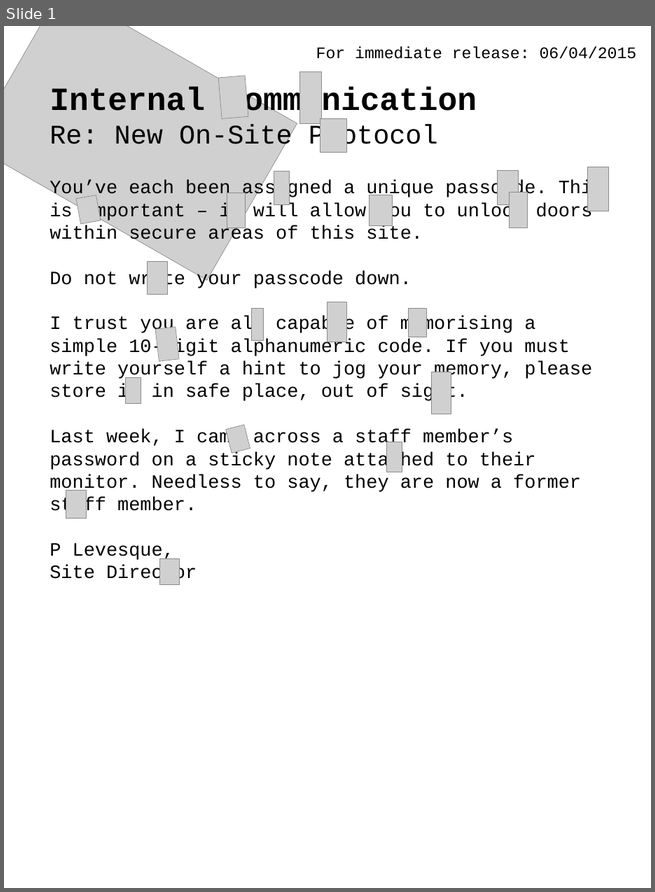
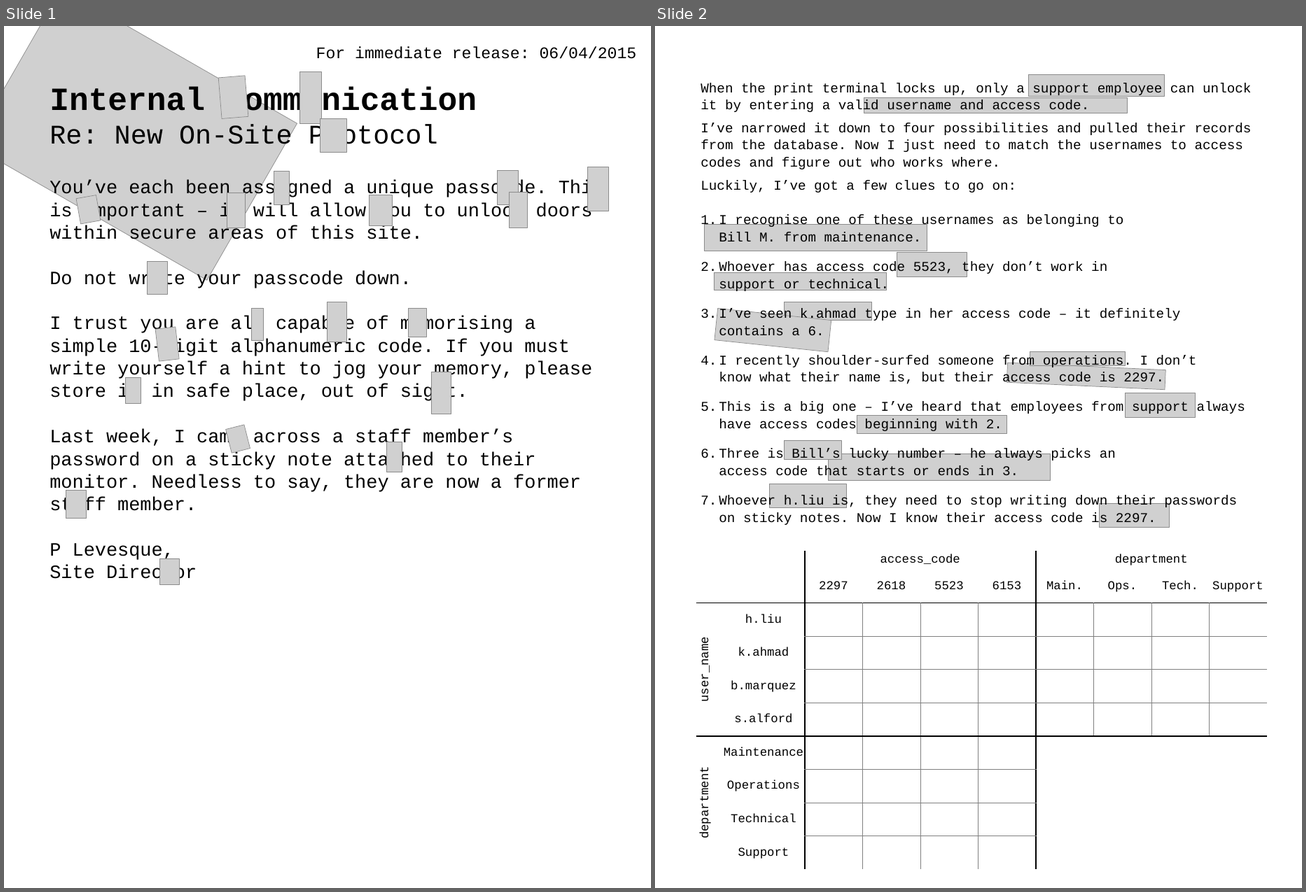
Before and after one commit to DPerrySvendsen/escape, a slide deck: Clues.pptx. Shown side by side, each under a label of ours: slide 1 before the commit, slides 1 and 2 after it. The pictures are 655x892 and 1306x892 pixels, drawn with LibreOffice and Linux fonts; fonts in the diff are those of the drawing; grey boxes stand for pictures; background and template pictures are left out. Boxes give left, top, right and bottom in pixels: in the first picture for what was removed or moved away, otherwise in the second. Text is boxed around its words. In the diff, an @@ line names an element or a change of style, - is before the commit and + after.

```diff
--- a/Clues.pptx
+++ b/Clues.pptx
@@ slide 2 added at bbox=[655, 26, 1302, 888], background picture (left out) @@
@@ text added at bbox=[701, 83, 1251, 526], 20 pt, text #000000 @@
+When the print terminal locks up, only a support employee can unlock it by entering a valid username and access code.
+I’ve narrowed it down to four possibilities and pulled their records from the database. Now I just need to match the usernames to access codes and figure out who works where.
+Luckily, I’ve got a few clues to go on:
+1. I recognise one of these usernames as belonging to
+   Bill M. from maintenance.
+2. Whoever has access code 5523, they don’t work in
+   support or technical.
+3. I’ve seen k.ahmad type in her access code – it definitely
+   contains a 6.
+4. I recently shoulder-surfed someone from operations. I don’t
+   know what their name is, but their access code is 2297.
+5. This is a big one – I’ve heard that employees from support always have access codes beginning with 2.
+6. Three is Bill’s lucky number – he always picks an
+   access code that starts or ends in 3.
+7. Whoever h.liu is, they need to stop writing down their passwords on sticky notes. Now I know their access code is 2297.
@@ picture added at bbox=[1029, 74, 1165, 96] @@
@@ picture added at bbox=[864, 98, 1127, 114] @@
@@ picture added at bbox=[705, 225, 927, 251] @@
@@ picture added at bbox=[896, 253, 967, 277] @@
@@ picture added at bbox=[714, 272, 887, 291] @@
@@ picture added at bbox=[714, 308, 831, 352] @@
@@ picture added at bbox=[785, 302, 872, 321] @@
@@ picture added at bbox=[1029, 352, 1125, 366] @@
@@ picture added at bbox=[1007, 363, 1166, 390] @@
@@ picture added at bbox=[1125, 394, 1195, 417] @@
@@ picture added at bbox=[857, 416, 1007, 434] @@
@@ picture added at bbox=[785, 440, 842, 459] @@
@@ picture added at bbox=[828, 454, 1051, 481] @@
@@ picture added at bbox=[769, 484, 845, 508] @@
@@ picture added at bbox=[1099, 503, 1169, 528] @@
@@ table added at bbox=[696, 551, 1266, 870], 10 rows, 10 columns @@
+ |  | access_code |  |  |  | department |  |  | 
+ |  | 2297 | 2618 | 5523 | 6153 | Main. | Ops. | Tech. | Support
+user_name | h.liu |  |  |  |  |  |  |  | 
+ | k.ahmad |  |  |  |  |  |  |  | 
+ | b.marquez |  |  |  |  |  |  |  | 
+ | s.alford |  |  |  |  |  |  |  | 
+department | Maintenance |  |  |  |  |  |  |  | 
+ | Operations |  |  |  |  |  |  |  | 
+ | Technical |  |  |  |  |  |  |  | 
+ | Support |  |  |  |  |  |  |  | 
```
Also in this commit, not shown: 21 other files.
